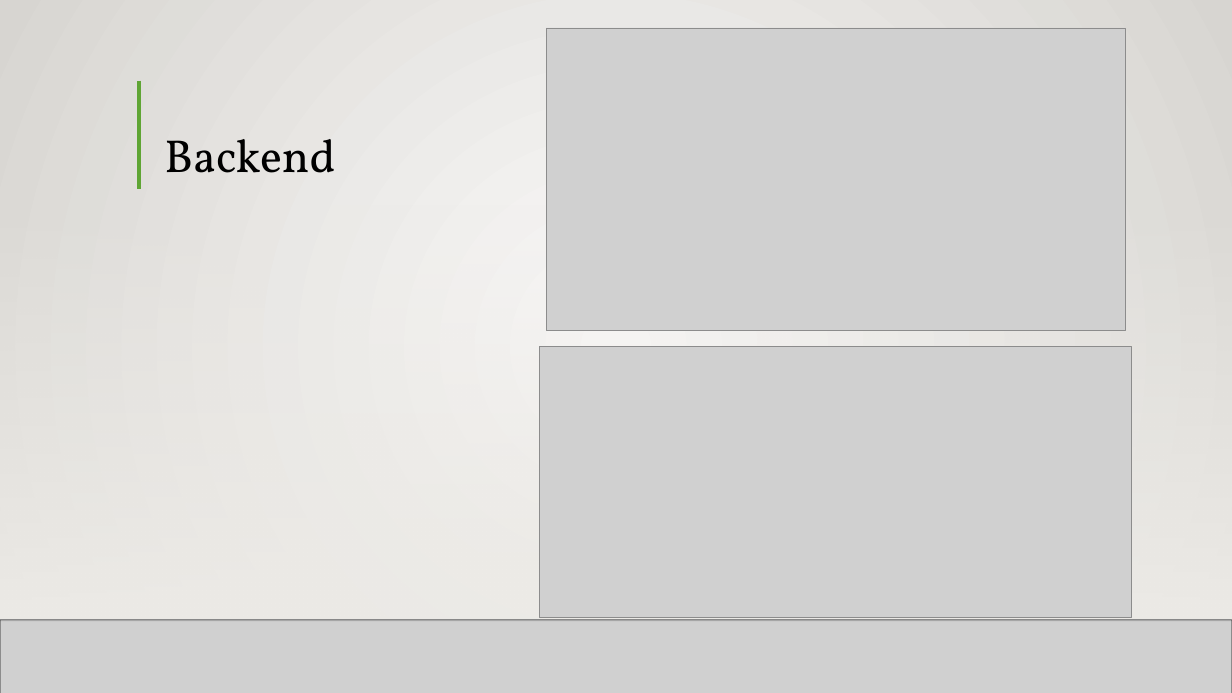
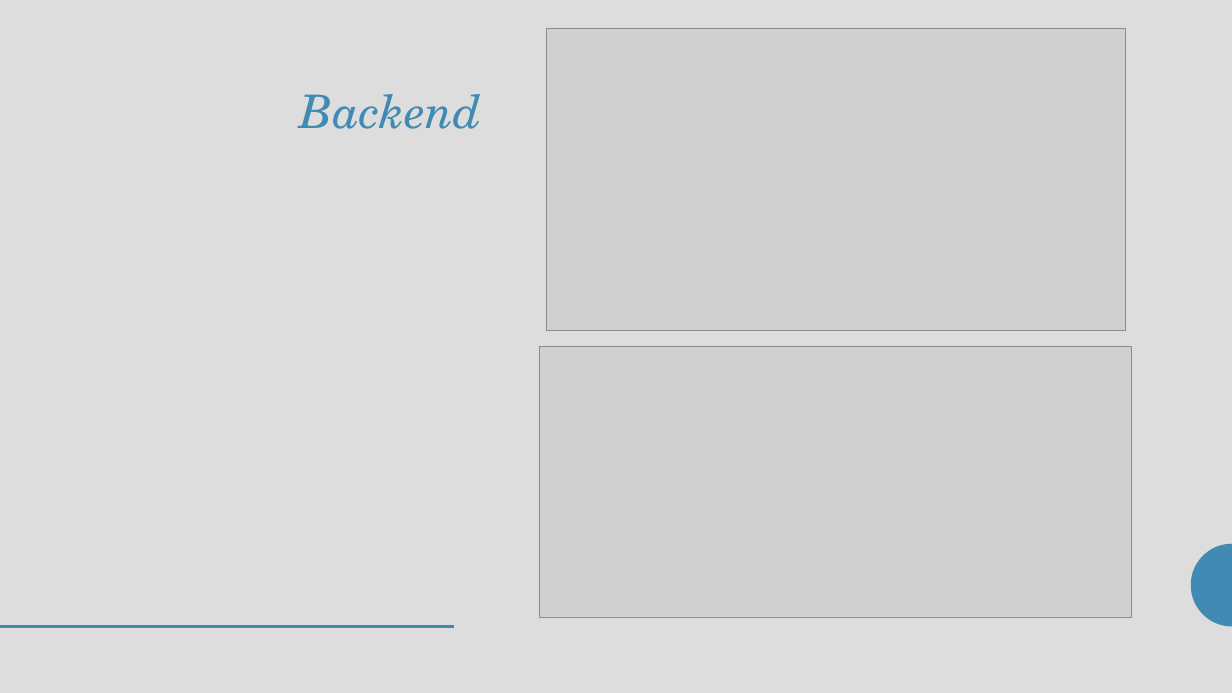
Before and after one commit to seans888/Project---LSC-2, a slide deck: slide 15 of Documentation/MCSPROJ/LSC-LMS PPT.pptx (slide 16 before the commit). Drawn at 1232x693 pixels with LibreOffice and Linux fonts; fonts in the diff are those of the drawing; grey boxes stand for pictures; background and template pictures are left out. Boxes give left, top, right and bottom in pixels: in the first picture for what was removed or moved away, otherwise in the second. Text is boxed around its words. In the diff, an @@ line names an element or a change of style, - is before the commit and + after.

```diff
--- a/Documentation/MCSPROJ/LSC-LMS PPT.pptx
+++ b/Documentation/MCSPROJ/LSC-LMS PPT.pptx
@@ background gradient #FAFAF9 to #D7D5D2 to #DDDDDD @@
@@ rectangle removed at <box>0,0,1232,693</box> @@
@@ line removed from (139, 80) to (139, 189) @@
@@ title "Backend" at <box>300,94,482,129</box>: font Vollkorn to TeX Gyre Schola, text colour #000000 to #418AB3, italic on; alignment left to right; vertical alignment bottom to top @@
@@ rectangle removed at <box>0,203,1232,619</box> @@
@@ rectangle removed at <box>0,203,1232,619</box> @@
@@ freeform shape added at <box>1191,543,1232,627</box>, fill #418AB3 @@
@@ line removed from (0, 621) to (1232, 621) @@
@@ picture removed at <box>0,620,1232,693</box> @@
@@ line removed from (0, 621) to (1232, 621) @@
@@ line added from (0, 627) to (455, 627), #418AB3 2 pt @@
```
Also in this commit, not shown: 14 other slides changed, 6 slides added, 1 slide removed.
